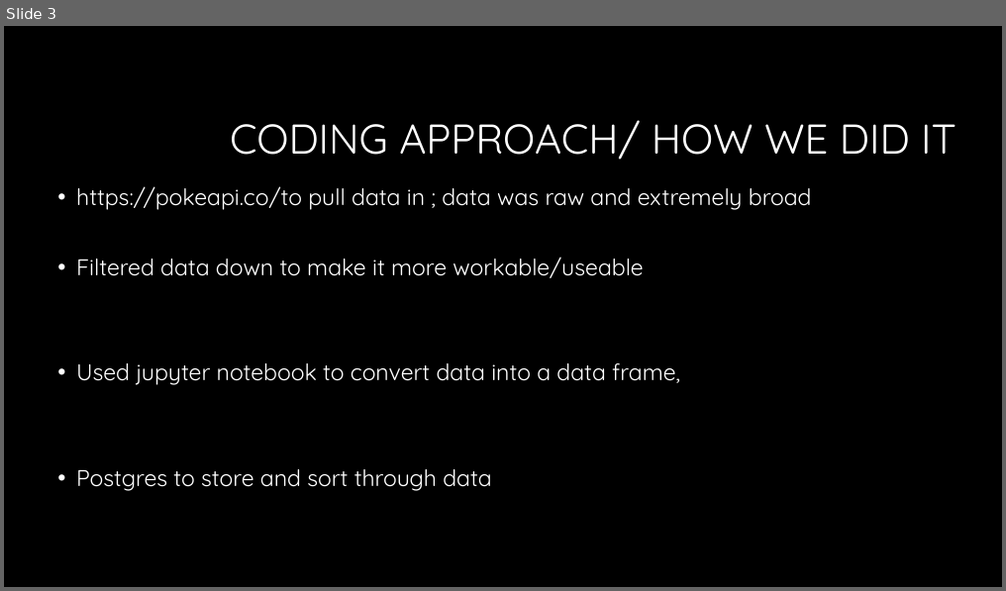
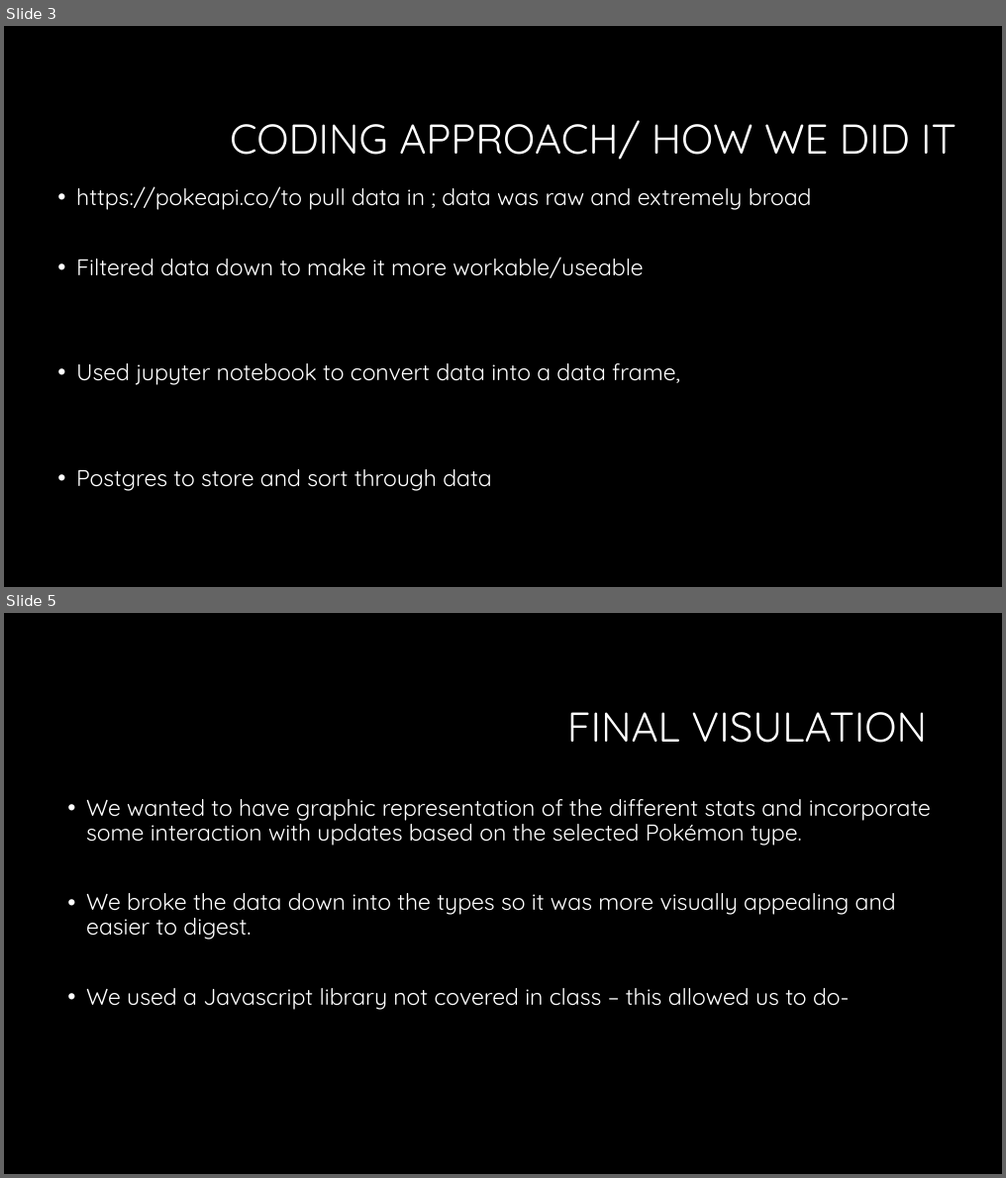
Before and after one commit to Dbuescher8/Pokemon-Project2, a slide deck: Presentation 2.pptx. Shown one above the other, each under a label of ours: slide 3 before the commit, slides 3 and 5 after it; the slides between them are not shown. The pictures are 1006x591 and 1006x1178 pixels, drawn with LibreOffice and Linux fonts; fonts in the diff are those of the drawing; background and template pictures are left out. Boxes give left, top, right and bottom in pixels: in the first picture for what was removed or moved away, otherwise in the second. Text is boxed around its words. In the diff, an @@ line names an element or a change of style, - is before the commit and + after.

```diff
--- a/Presentation 2.pptx
+++ b/Presentation 2.pptx
@@ slide 5 added at box(4, 613, 1002, 1174), background #000000 @@
@@ title added at box(567, 712, 927, 743), 40 pt, text #FFFFFF @@
+FINAL VISULATION
@@ text added at box(86, 799, 931, 1010), 22 pt, text #FFFFFF @@
+• We wanted to have graphic representation of the different stats and incorporate some interaction with updates based on the selected Pokémon type.
+• We broke the data down into the types so it was more visually appealing and easier to digest.
+• We used a Javascript library not covered in class – this allowed us to do-
```
Also in this commit, not shown: 1 slide changed, 1 slide removed, 6 other files.
